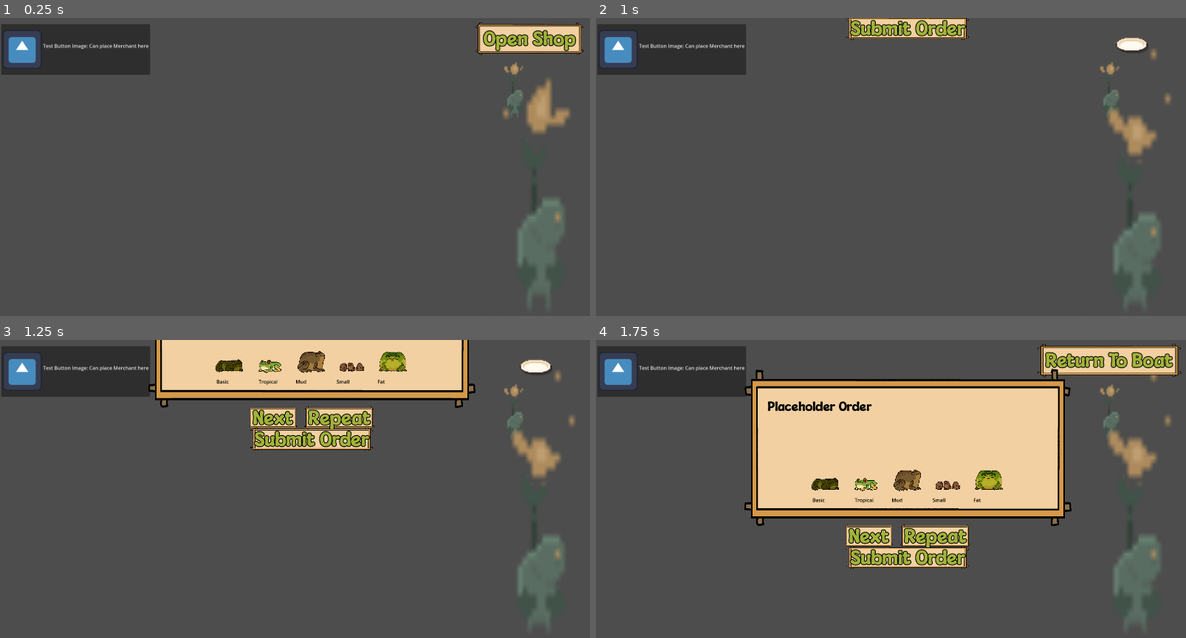
Above: before the commit, frames 1-4 (two rows, left to right).
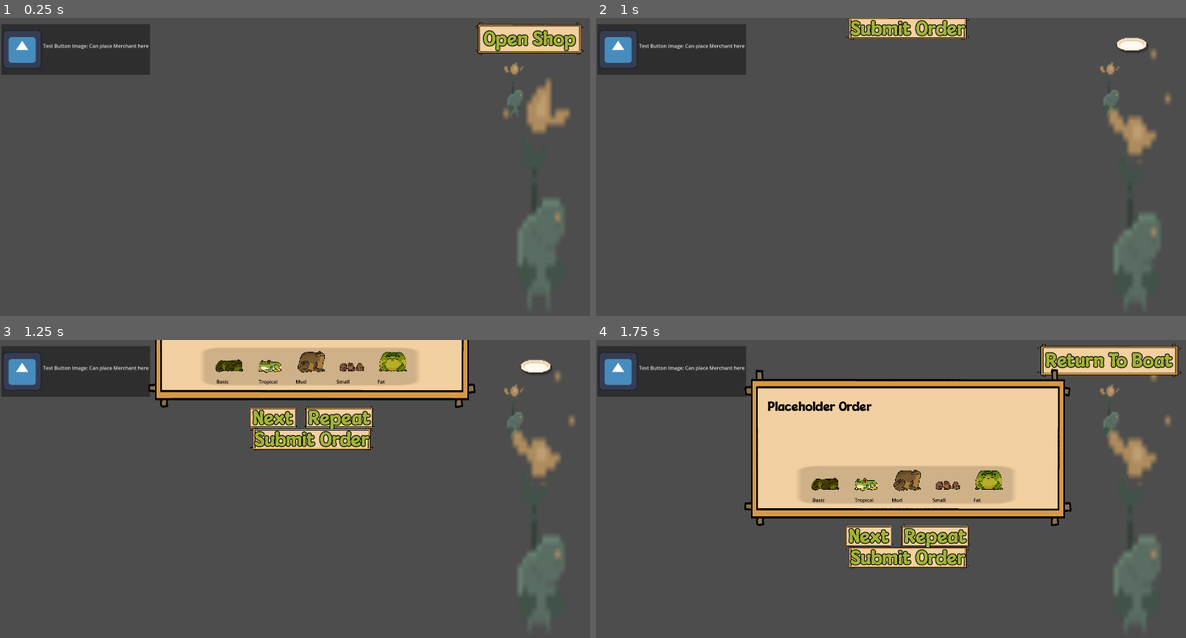
Above: after the commit, the same moments.

Repository: NotTom31/FroggeeToadems
Game: Godot game, scene res://Scenes/Legacy/Shop_Merchant_Placeholder/shop___merchant_placeholder_0.tscn
The game is run twice, just before and just after one commit, with the same random seed, the same clock (stepped at 60 frames per second) and the same inputs. This scene is started directly instead of the project's main scene. The engine's default icon, where the game draws it, is replaced by a stand-in: a white triangle on a blue panel in a dark square.
Inputs:
- Up to frame 1 (0.25 s): no input
- Up to frame 2 (1 s): click "Open Shop" at 0.5 s
- Up to frame 3 (1.25 s): no input
- Up to frame 4 (1.75 s): click "Next" at 1.25 s

Frames 1-2 are identical in both runs. In frame 3, 3.4% of the frame differs, in the area x 34-71%, y 2-16%; in frame 4, 3.5%, in the area x 34-71%, y 42-55%.

Commit message:
draft of dialogue menu complete, needs reattachment to dialogue manager

Diff:
--- a/Scenes/UI/ShopScreen.tscn
+++ b/Scenes/UI/ShopScreen.tscn
@@ -124,6 +124,22 @@
 texture = ExtResource("2_2jr4d")
 expand_mode = 1
 
+[node name="Panel2" type="Panel" parent="TextureRect"]
+modulate = Color(0.835, 0.6, 0.286, 0.27)
+layout_mode = 1
+anchors_preset = 8
+anchor_left = 0.5
+anchor_top = 0.5
+anchor_right = 0.5
+anchor_bottom = 0.5
+offset_left = -355.0
+offset_top = 60.0
+offset_right = -321.0
+offset_bottom = 83.0
+grow_horizontal = 2
+grow_vertical = 2
+scale = Vector2(20.56, 5.32)
+
 [node name="MarginContainer2" type="MarginContainer" parent="TextureRect"]
 layout_mode = 1
 anchors_preset = 15
@@ -430,20 +446,4 @@
 layout_mode = 2
 theme_override_constants/separation = 30
 
-[node name="Panel2" type="Panel" parent="."]
-visible = false
-layout_mode = 1
-anchors_preset = 8
-anchor_left = 0.5
-anchor_top = 0.5
-anchor_right = 0.5
-anchor_bottom = 0.5
-offset_left = -413.0
-offset_top = 64.0001
-offset_right = -373.0
-offset_bottom = 104.0
-grow_horizontal = 2
-grow_vertical = 2
-scale = Vector2(20.56, 5.32)
-
 [connection signal="pressed" from="TextureRect/MarginContainer2/VBoxContainer/VBoxContainer/HBoxContainer2/SubmitOrderButton" to="." method="_on_submit_order_button_pressed"]
